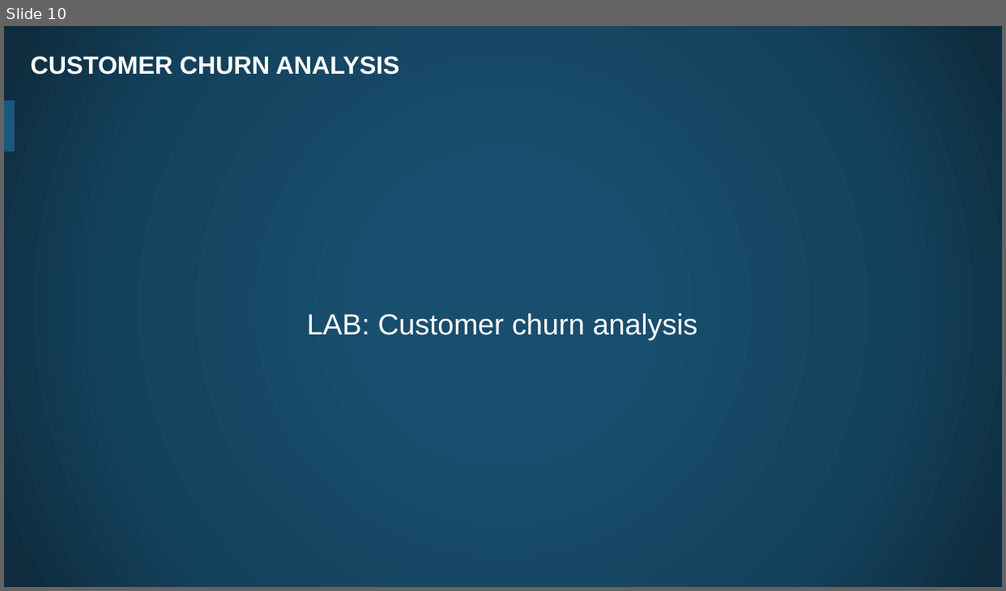
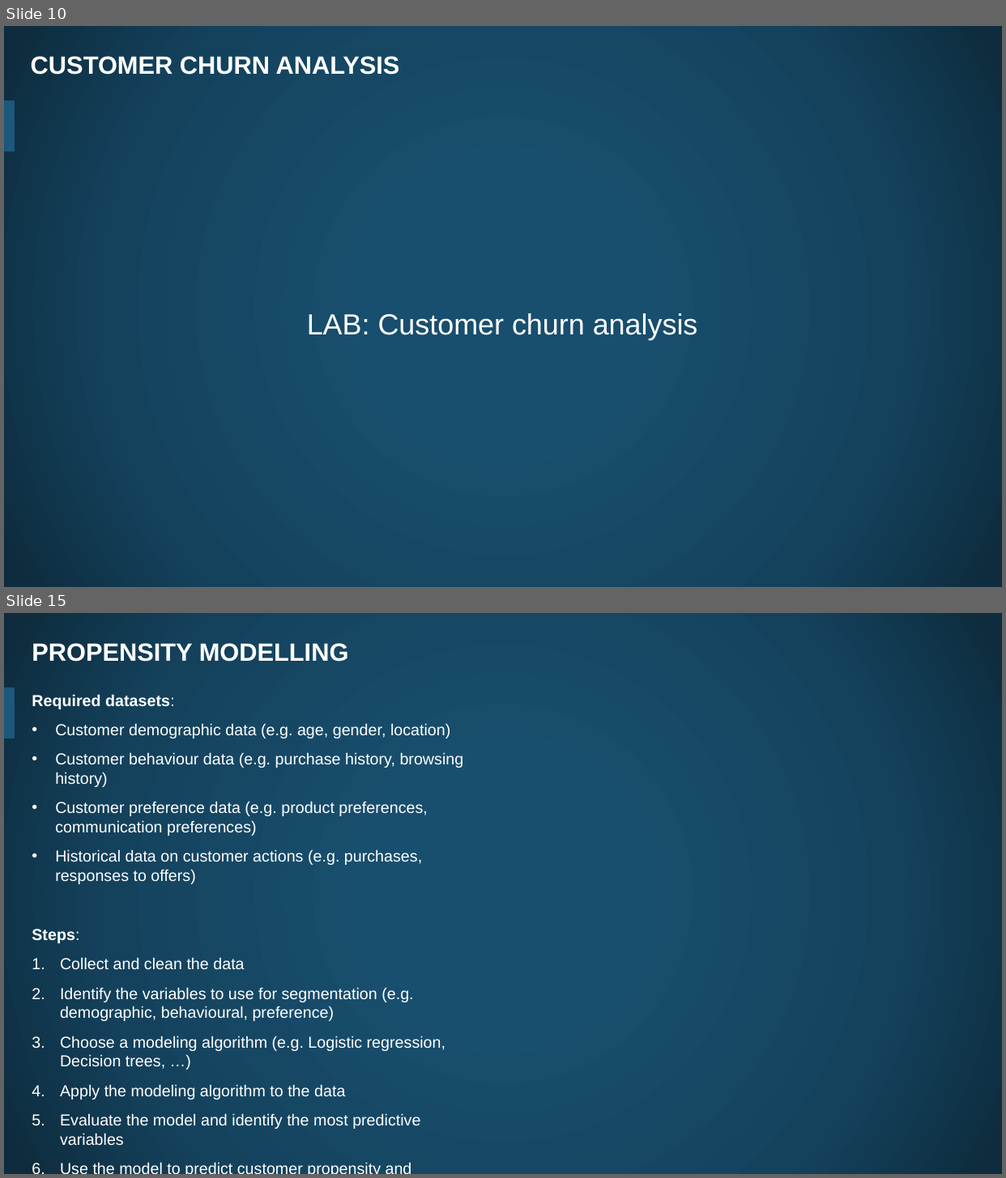
Before and after one commit to thehn/data-analytics-with-spark, a slide deck: slides/06. Spark Machine Learning - Labs Practice.pptx. Shown one above the other, each under a label of ours: slide 10 before the commit, slides 10 and 15 after it; the slides between them are not shown. The pictures are 1006x591 and 1006x1178 pixels, drawn with LibreOffice and Linux fonts; fonts in the diff are those of the drawing; background and template pictures are left out. Boxes give left, top, right and bottom in pixels: in the first picture for what was removed or moved away, otherwise in the second. Text is boxed around its words. In the diff, an @@ line names an element or a change of style, - is before the commit and + after.

```diff
--- a/slides/06. Spark Machine Learning - Labs Practice.pptx
+++ b/slides/06. Spark Machine Learning - Labs Practice.pptx
@@ slide 15 added at (4,613,1002,1174), background picture (left out); not listed: 1 template element that a slide beside it also shows @@
@@ title added at (32,643,349,662), 24 pt, text #FFFFFF, bold @@
+PROPENSITY MODELLING
@@ text added at (32,694,464,1146), 15.3 pt, text #FFFFFF @@
+Required datasets:
+• Customer demographic data (e.g. age, gender, location)
+• Customer behaviour data (e.g. purchase history, browsing history)
+• Customer preference data (e.g. product preferences, communication preferences)
+• Historical data on customer actions (e.g. purchases, responses to offers)
+Steps:
+1. Collect and clean the data
+2. Identify the variables to use for segmentation (e.g. demographic, behavioural, preference)
+3. Choose a modeling algorithm (e.g. Logistic regression, Decision trees, …)
+4. Apply the modeling algorithm to the data
+5. Evaluate the model and identify the most predictive variables
+6. Use the model to predict customer propensity and develop targeted marketing campaigns.
```
Also in this commit, not shown: 1 slide changed, 9 other slides added, 21 other files.
